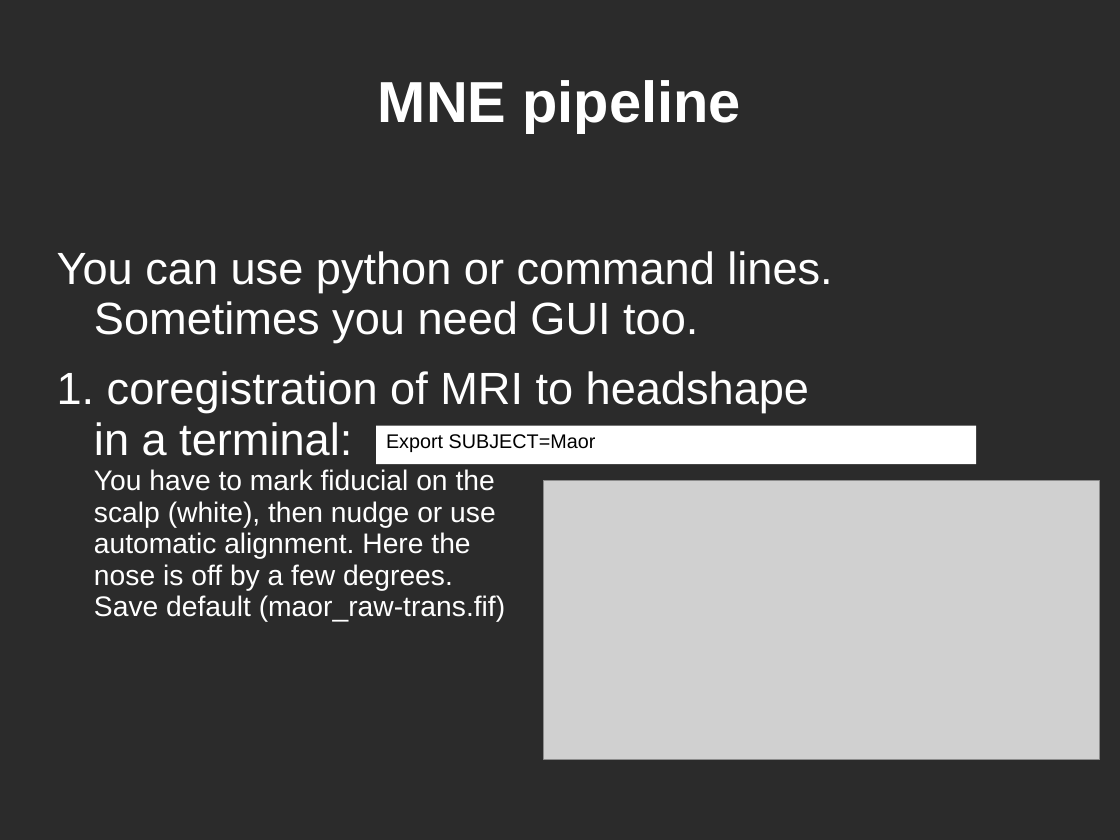
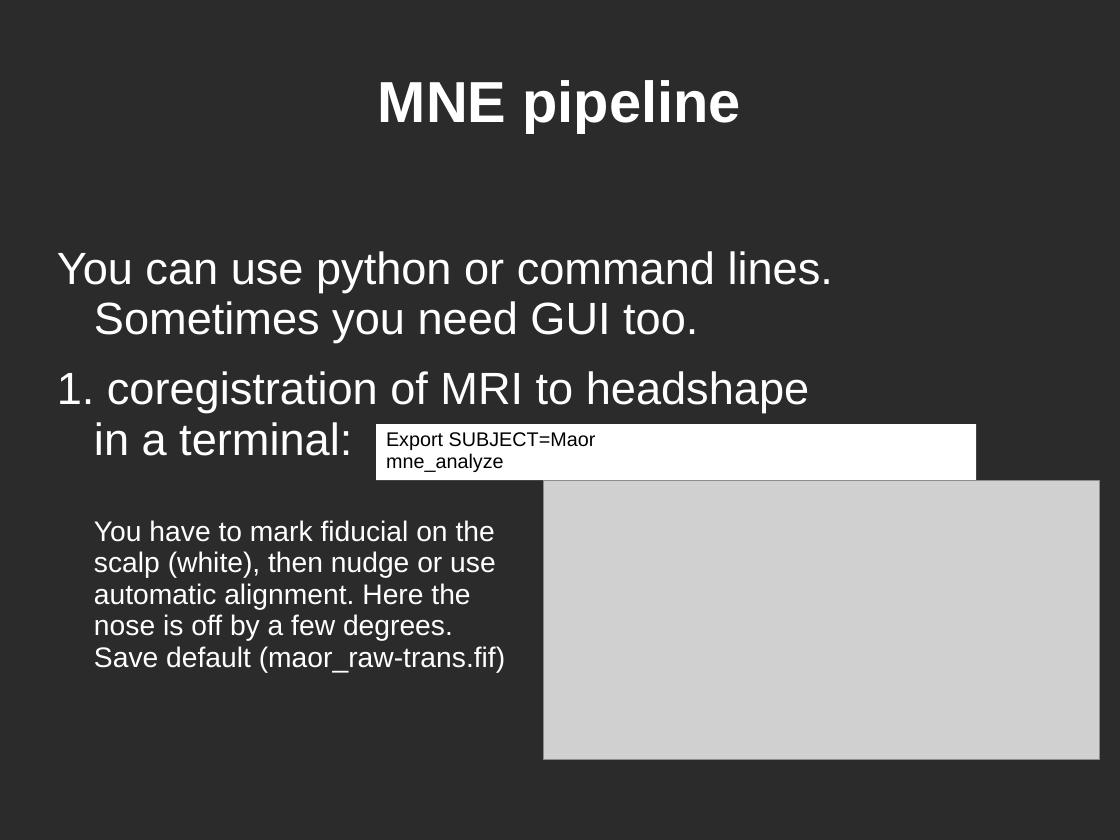
Before and after one commit to yuval-harpaz/work-drafts, a slide deck: slide 6 of docs/mne.ppt. Drawn at 1120x840 pixels with LibreOffice and Linux fonts; fonts in the diff are those of the drawing; grey boxes stand for pictures; background and template pictures are left out; a plain dark background stands for a picture behind light text. Boxes give left, top, right and bottom in pixels: in the first picture for what was removed or moved away, otherwise in the second. Text is boxed around its words. In the diff, an @@ line names an element or a change of style, - is before the commit and + after.

```diff
--- a/docs/mne.ppt
+++ b/docs/mne.ppt
@@ text "You can use python or ..." rewrapped from box(57, 251, 832, 622) to box(57, 251, 833, 673) @@
@@ rectangle "Export SUBJECT=Maor": place and size @@
-rectangle "Export SUBJECT=Maor" at box(376, 426, 977, 464)
+rectangle "Export SUBJECT=Maor" at box(376, 424, 977, 480)
@@ text in rectangle at box(386, 453, 504, 472): paragraph added @@
+mne_analyze
```
Also in this commit, not shown: 2 other files.
